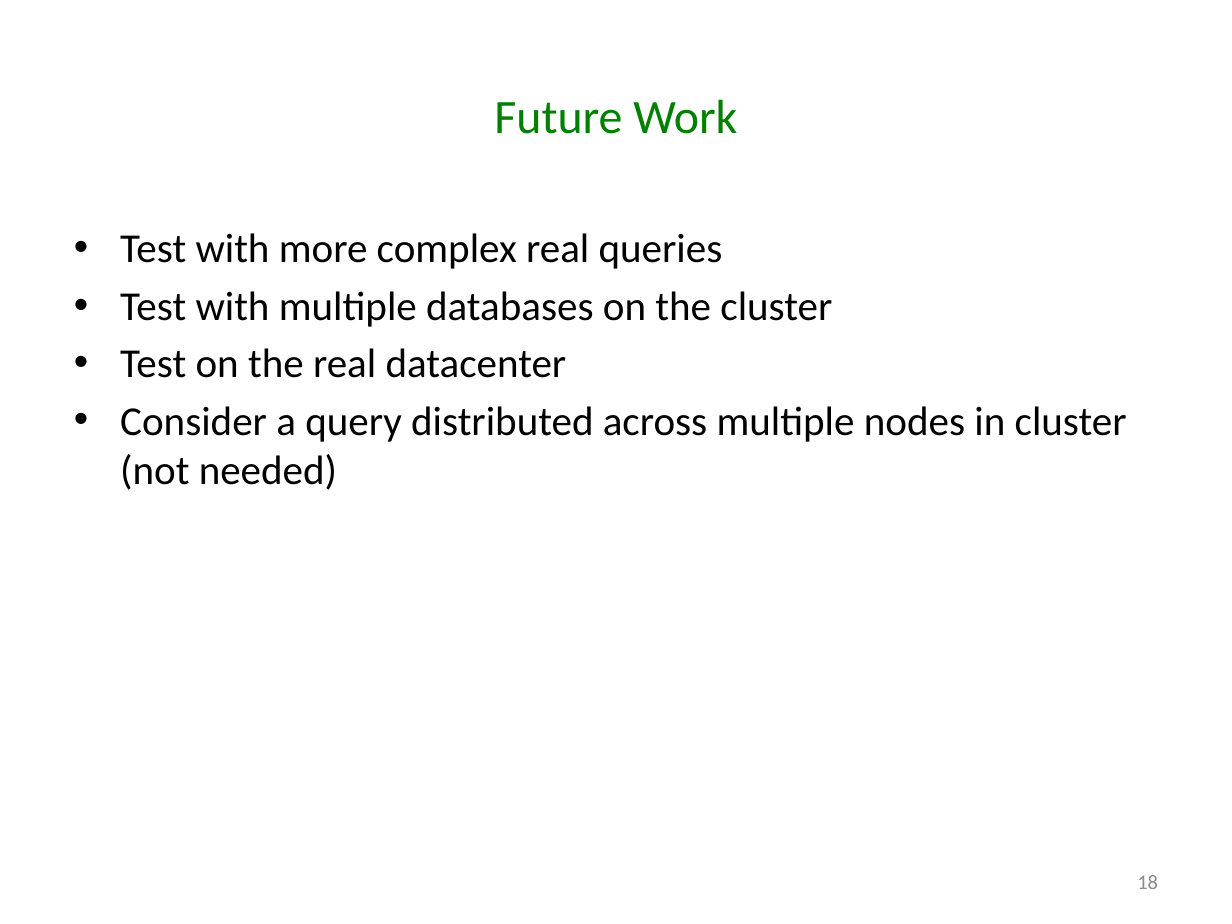
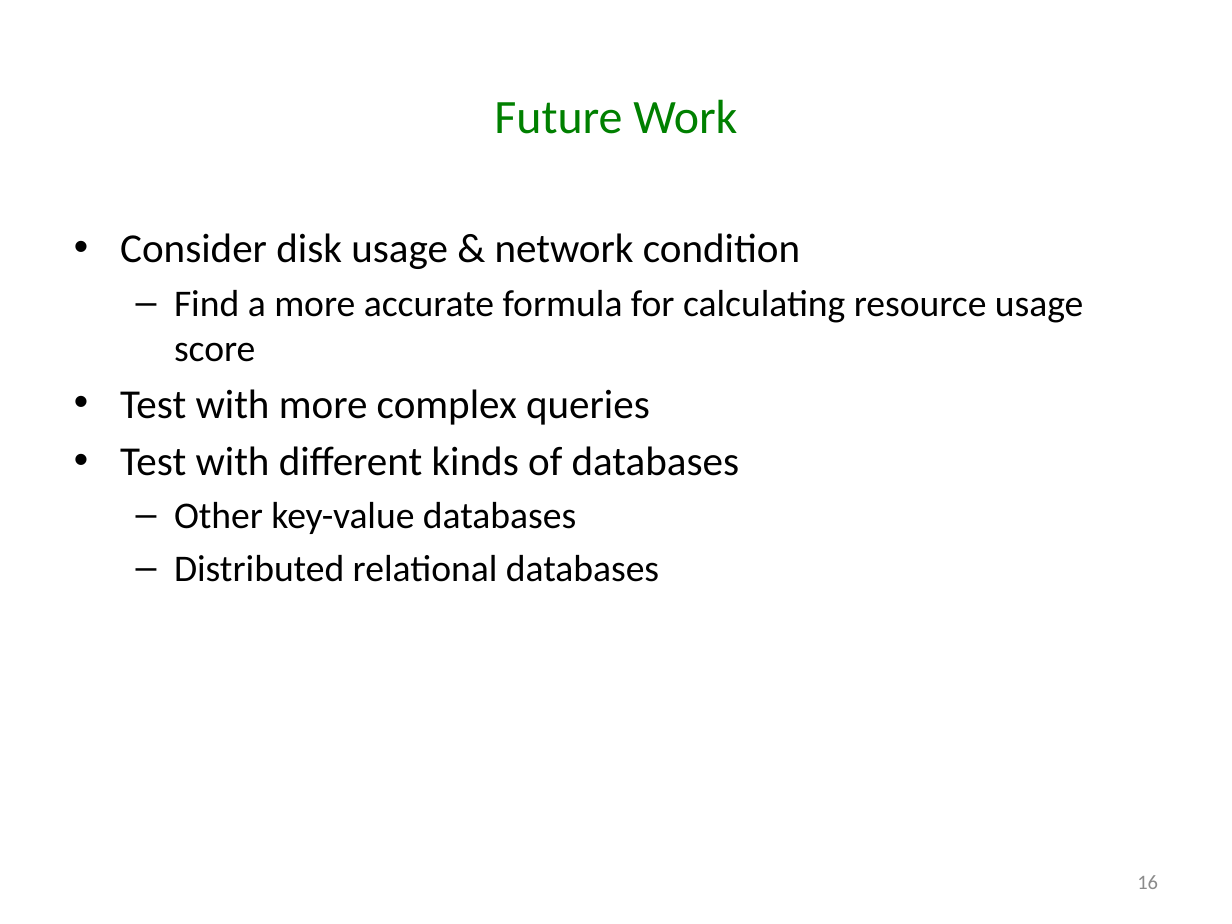
Before and after one commit to godares79/CS848-Project, a slide deck: slide 16 of PresentationSlides/Presentation.pptx (slide 18 before the commit). Drawn at 1232x924 pixels with LibreOffice and Linux fonts; fonts in the diff are those of the drawing. Boxes give left, top, right and bottom in pixels: in the first picture for what was removed or moved away, otherwise in the second. Text is boxed around its words. In the diff, an @@ line names an element or a change of style, - is before the commit and + after.

```diff
--- a/PresentationSlides/Presentation.pptx
+++ b/PresentationSlides/Presentation.pptx
@@ text at box(120, 233, 1083, 582): text changed; size 24 to 22 pt @@
-• Test with more complex real queries
-• Test with multiple databases on the cluster
-• Test on the real datacenter
-• Consider a query distributed across multiple nodes in cluster (not needed)
+• Consider disk usage & network condition
+  – Find a more accurate formula for calculating resource usage score
+• Test with more complex queries
+• Test with different kinds of databases
+  – Other key-value databases
+  – Distributed relational databases
@@ page number at box(1137, 875, 1158, 889): text changed @@
-18
+16
```
Also in this commit, not shown: 12 other slides changed, 2 slides removed.
